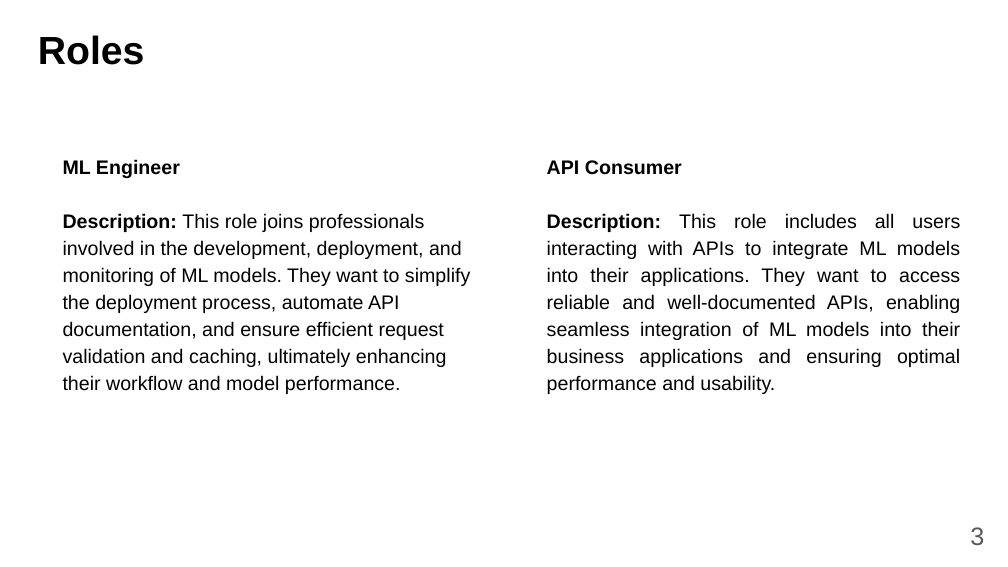
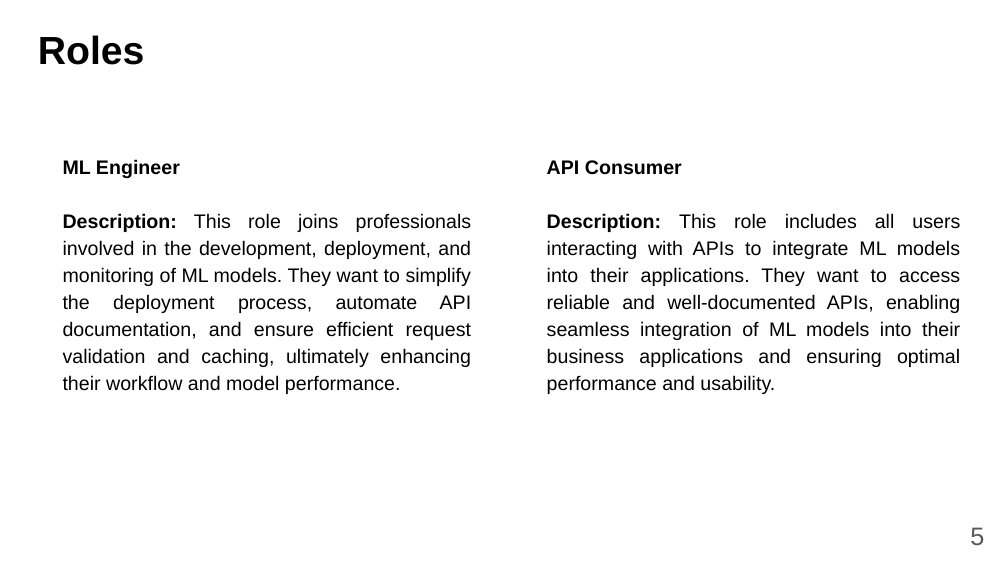
Before and after one commit to fanglores/Advanced-Software-Design, a slide deck: slide 5 of PracticeTasks/Final_Task/K8C_FinalTask1_(Task8).pptx (slide 3 before the commit). Drawn at 1008x567 pixels with LibreOffice and Linux fonts; fonts in the diff are those of the drawing. Boxes give left, top, right and bottom in pixels: in the first picture for what was removed or moved away, otherwise in the second. Text is boxed around its words. In the diff, an @@ line names an element or a change of style, - is before the commit and + after.

```diff
--- a/PracticeTasks/Final_Task/K8C_FinalTask1_(Task8).pptx
+++ b/PracticeTasks/Final_Task/K8C_FinalTask1_(Task8).pptx
@@ text at bbox=[63, 213, 472, 394]: alignment left to justified @@
@@ page number at bbox=[970, 527, 984, 545]: text changed @@
-3
+5
```
Also in this commit, not shown: 4 other slides changed, 4 slides added, 2 slides removed, 1 other file.
